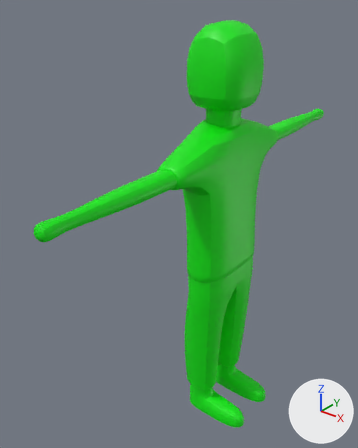
Two versions of the Blender file Assets/Blender projects/PlayerModel.blend, one commit apart.
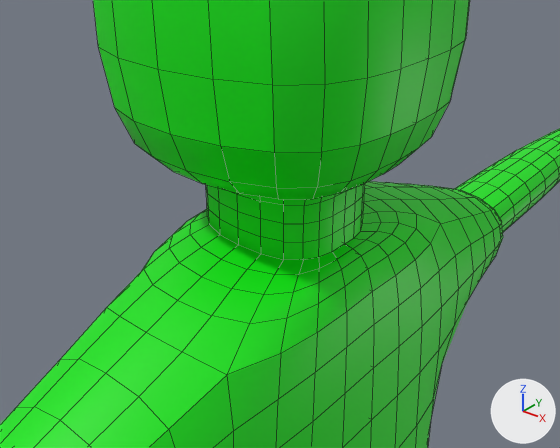
Each version appears first whole from a 50 mm lens placed at (16.97, -25.62, 29.78), pointed at (-2.1, -1.79, 15.01), and next in a close-up from a 50 mm lens placed at (6.08, -7.74, 26.73), pointed at (0.25, -0.45, 22.21). Lighting does not change. The marker at lower right points along +X, +Y and +Z. The close-ups show mesh edges as thin lines.

Script lines for the objects in view, before the commit:
```python
me_playermodel = bpy.data.meshes.new('PlayerModel')
me_playermodel.from_pydata(...)  # 80 vertices, 78 faces; spans x -2.1..4.0, y -14.6..0.0, z 0.0..28.1
me_playermodel.polygons.foreach_set('use_smooth', [True] * 78)
me_playermodel.materials.append(mat_material_001)  # green #00e707
ob_playermodel = bpy.data.objects.new('PlayerModel', me_playermodel)
ob_playermodel.location = (0.0, 0.0, 0.0)
_m = ob_playermodel.modifiers.new('Mirror', 'MIRROR')
_m.use_axis = (False, True, False)
_m.merge_threshold = 0.226
_m = ob_playermodel.modifiers.new('Subdivision', 'SUBSURF')
_m.levels = 2
_m.adaptive_pixel_size = 0.5
```
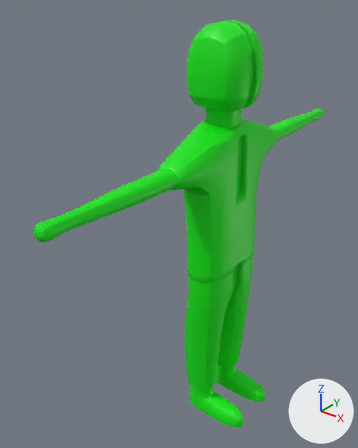
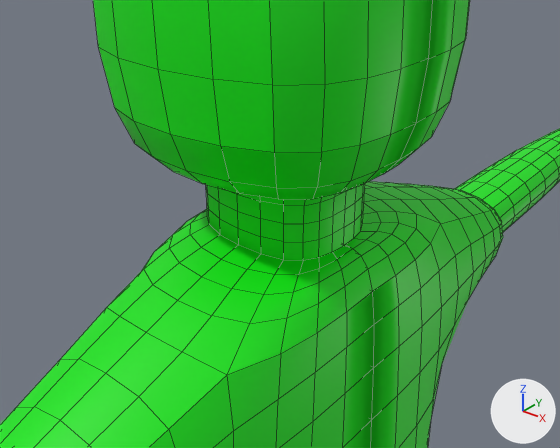
Pixel boxes (x1, y1, x2, y2) of what changed, in the close-ups (560 x 448 px):
'PlayerModel', reshaped, modifiers changed
    both: (0, 0, 560, 448)
part 1 of me_playermodel, built on (green)
    after: (344, 0, 560, 448)

Edits to the bpy script that builds the scene:
```text
Change me_playermodel:
    used by ob_playermodel; location = (0.0, 0.0, 0.0)
    remove me_playermodel.from_pydata(...)  # 80 vertices, 78 faces; spans x -2.1..4.0, y -14.6..0.0, z 0.0..28.1
    add me_playermodel.from_pydata(...)  # 142 vertices, 148 faces; spans x -2.1..4.0, y -14.6..14.6, z 0.0..28.1
    me_playermodel part 1
    8 faces are deleted
    50 vertices are added at x -2.1..4.0, y 0.6..14.6, z 0.0..28.1
    12 new vertices lie (0.0, 0.0, 1.2) away from vertices in x -1.0..4.0, y 0.8..14.6, z 0.0..19.3
    78 new faces join them
Change ob_playermodel:
    remove _m = ob_playermodel.modifiers.new('Mirror', 'MIRROR')
    remove _m.use_axis = (False, True, False)
    remove _m.merge_threshold = 0.226
```
